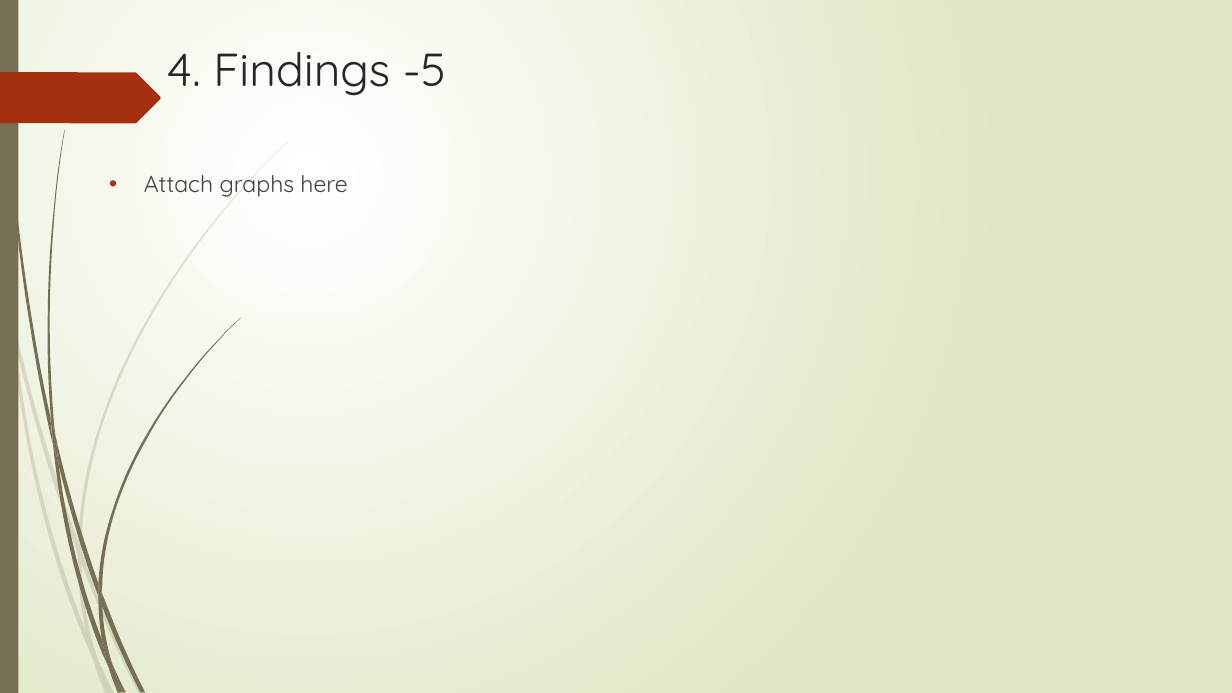
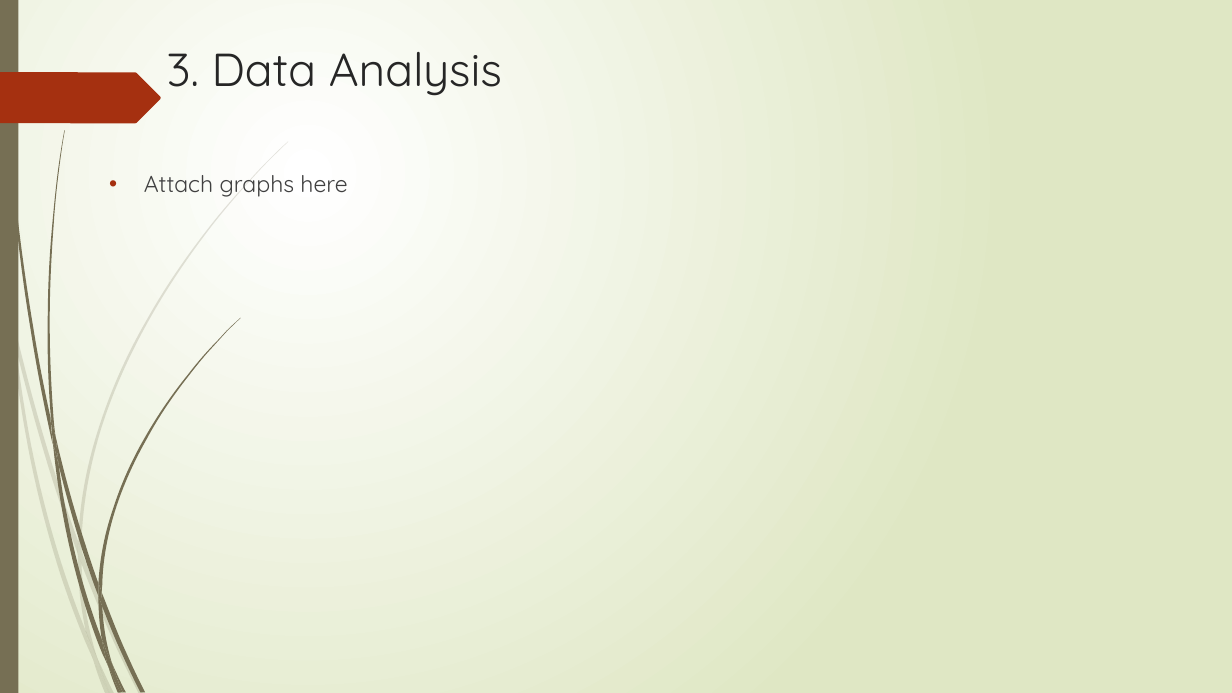
Before and after one commit to FeLowe/NW-Bootcamp-Projects, a slide deck: slide 8 of Presentation - Fernanda Mina.pptx (slide 9 before the commit). Drawn at 1232x693 pixels with LibreOffice and Linux fonts; fonts in the diff are those of the drawing. Boxes give left, top, right and bottom in pixels: in the first picture for what was removed or moved away, otherwise in the second. Text is boxed around its words. In the diff, an @@ line names an element or a change of style, - is before the commit and + after.

```diff
--- a/Presentation - Fernanda Mina.pptx
+++ b/Presentation - Fernanda Mina.pptx
@@ title at [167,52,502,96]: text changed @@
-4. Findings -5
+3. Data Analysis
```
Also in this commit, not shown: 4 other slides changed, 2 slides added, 3 slides removed, 6 other files.
